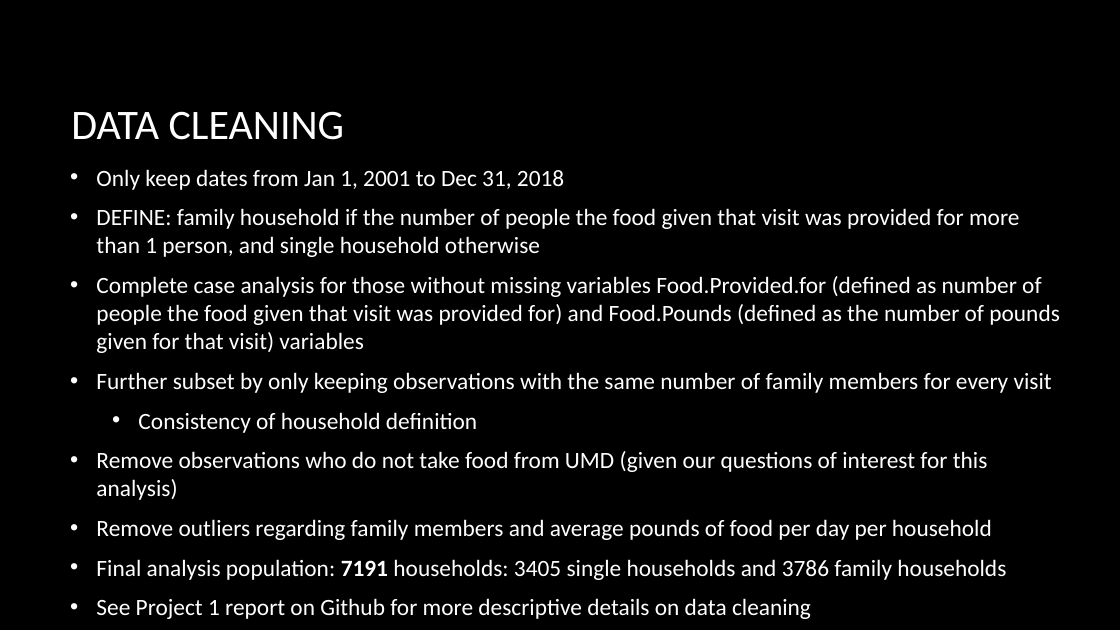
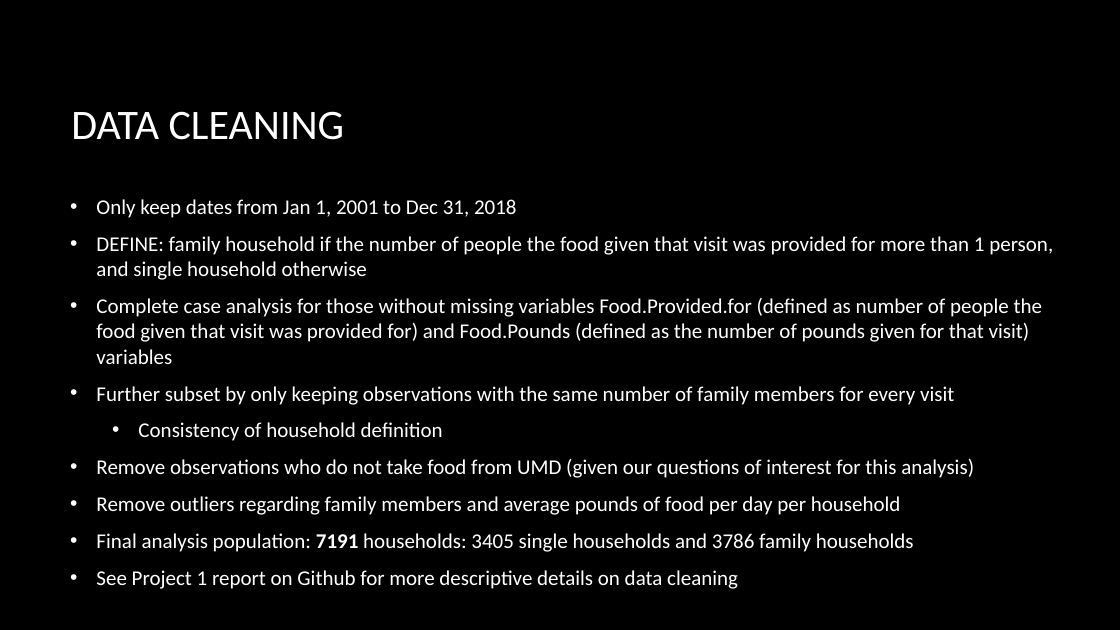
Before and after one commit to datasci611/bios611-projects-fall-2019-cwzhou, a slide deck: slide 5 of project_1/scripts/BIOS611_Project1_slides.pptx. Drawn at 1120x630 pixels with LibreOffice and Linux fonts; fonts in the diff are those of the drawing; background and template pictures are left out. Boxes give left, top, right and bottom in pixels: in the first picture for what was removed or moved away, otherwise in the second. Text is boxed around its words. In the diff, an @@ line names an element or a change of style, - is before the commit and + after.

Commit message:
Project 1

```diff
--- a/project_1/scripts/BIOS611_Project1_slides.pptx
+++ b/project_1/scripts/BIOS611_Project1_slides.pptx
@@ text "Only keep dates from Jan ..." at (96,199,1053,589): size 20 to 18 pt @@
```
